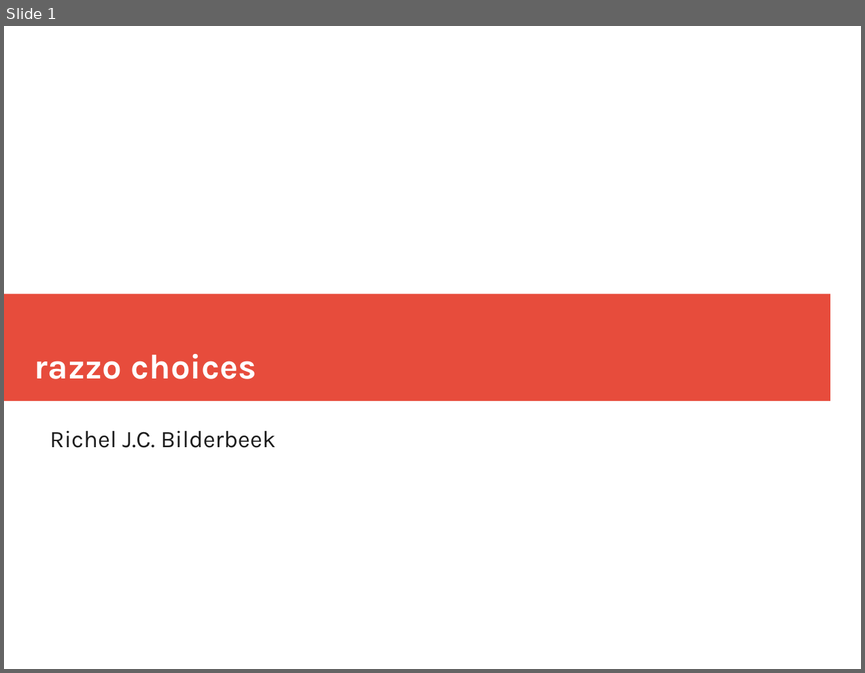
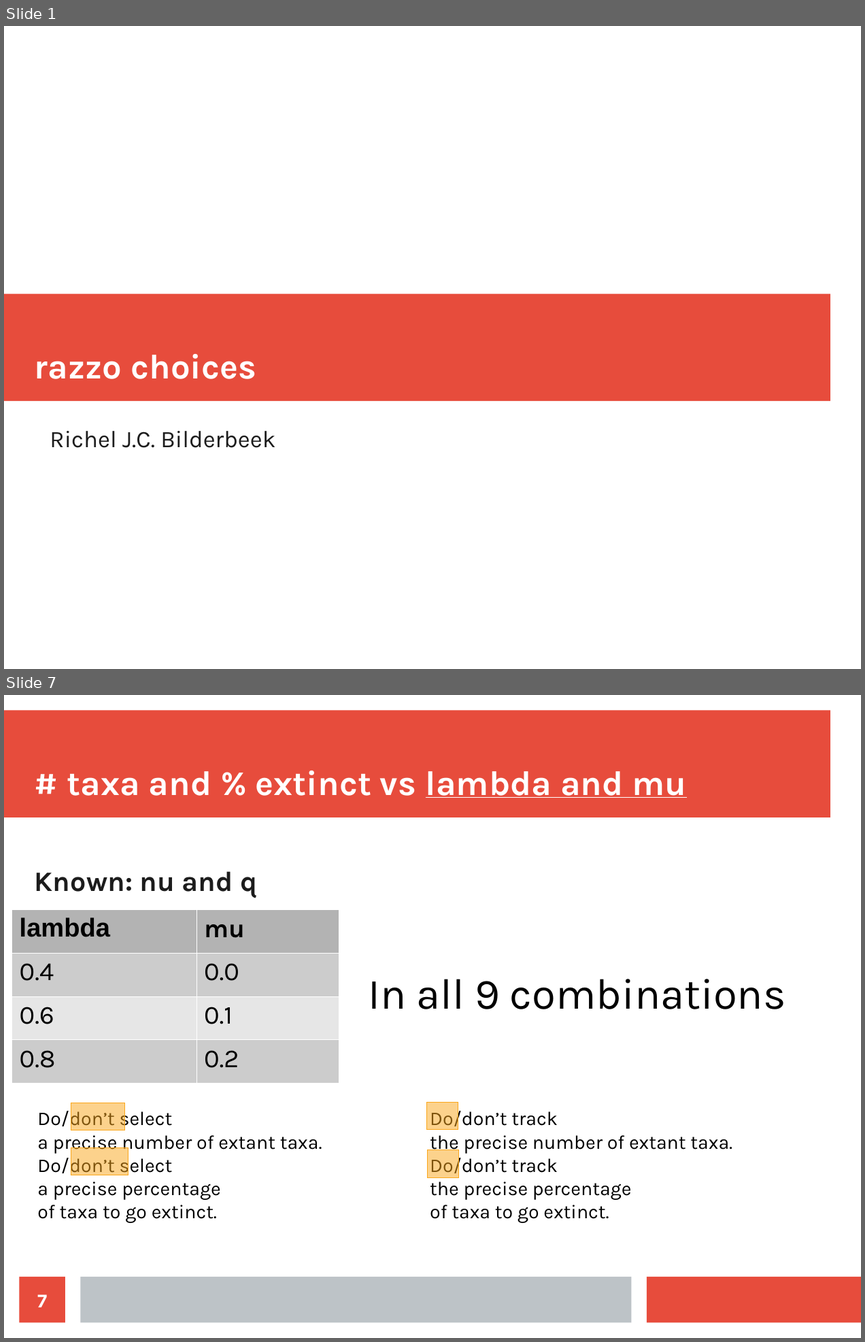
Before and after one commit to richelbilderbeek/razzo, a slide deck: doc/choices.odp. Shown one above the other, each under a label of ours: slide 1 before the commit, slides 1 and 7 after it; the slides between them are not shown. The pictures are 865x673 and 865x1342 pixels, drawn with LibreOffice and Linux fonts; fonts in the diff are those of the drawing. Boxes give left, top, right and bottom in pixels: in the first picture for what was removed or moved away, otherwise in the second. Text is boxed around its words. In the diff, an @@ line names an element or a change of style, - is before the commit and + after.

```diff
--- a/doc/choices.odp
+++ b/doc/choices.odp
@@ slide 7 added at bbox=[4, 695, 861, 1338], background #FFFFFF @@
@@ rectangle added at bbox=[4, 711, 830, 818], fill #E74C3C @@
@@ title added at bbox=[67, 770, 686, 798], 32 pt, text #FFFFFF, bold @@
+# taxa and % extinct vs lambda and mu
@@ text added at bbox=[35, 871, 257, 898], 26 pt, text #1C1C1C, bold @@
+Known: nu and q
@@ table added at bbox=[11, 910, 339, 1083], 4 rows, 2 columns @@
+lambda | mu
+0.4 | 0.0
+0.6 | 0.1
+0.8 | 0.2
@@ text added at bbox=[368, 979, 786, 1009], 40 pt, text #000000 @@
+In all 9 combinations
@@ rectangle added at bbox=[71, 1102, 124, 1130], fill #FAA61A at 50% opacity, outline #FAA61A 0 pt @@
@@ rectangle added at bbox=[427, 1102, 458, 1130], fill #FAA61A at 50% opacity, outline #FAA61A 0 pt @@
@@ text added at bbox=[37, 1107, 322, 1223], 18 pt, text #000000 @@
+Do/don’t select
+a precise number of extant taxa.
+Do/don’t select
+a precise percentage
+of taxa to go extinct.
@@ text added at bbox=[430, 1107, 732, 1223], 18 pt, text #000000 @@
+Do/don’t track
+the precise number of extant taxa.
+Do/don’t track
+the precise percentage
+of taxa to go extinct.
@@ rectangle added at bbox=[71, 1147, 128, 1174], fill #FAA61A at 50% opacity, outline #FAA61A 0 pt @@
@@ rectangle added at bbox=[428, 1150, 459, 1177], fill #FAA61A at 50% opacity, outline #FAA61A 0 pt @@
@@ page number added at bbox=[20, 1276, 65, 1323], fill #E74C3C, 18 pt, text #FFFFFF, bold @@
+7
@@ rectangle added at bbox=[80, 1276, 632, 1323], fill #BDC3C7 @@
@@ rectangle added at bbox=[647, 1276, 861, 1323], fill #E74C3C @@
```
Also in this commit, not shown: 4 slides changed, 1 other slide added, 1 slide removed.
